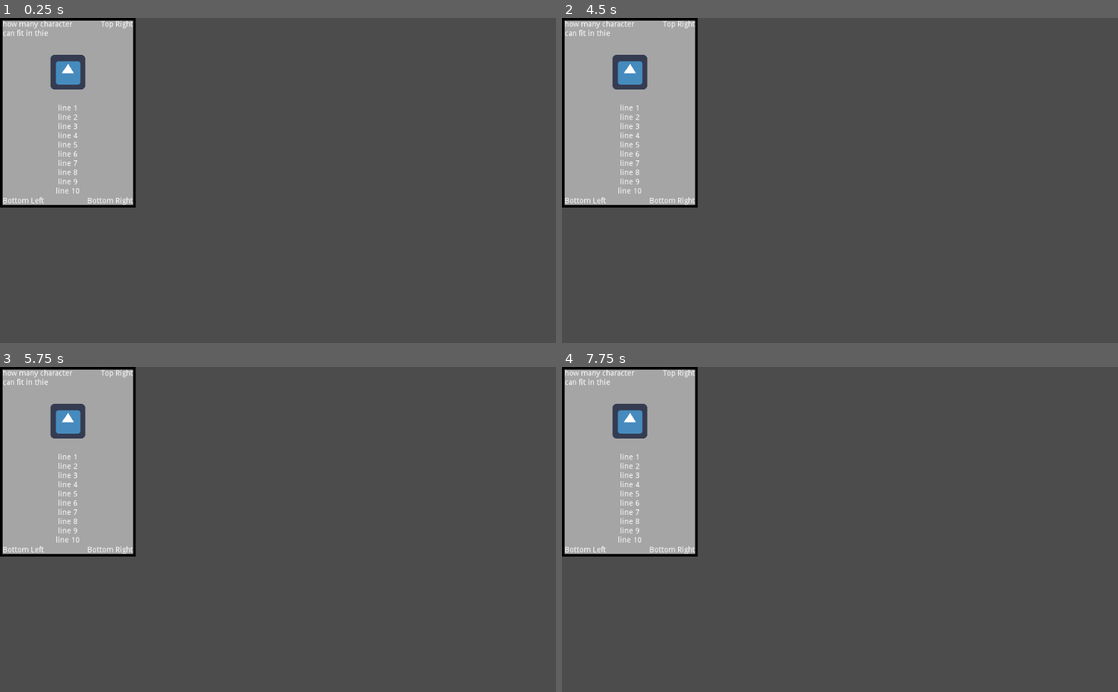
Above: before the commit, frames 1-4 (two rows, left to right).
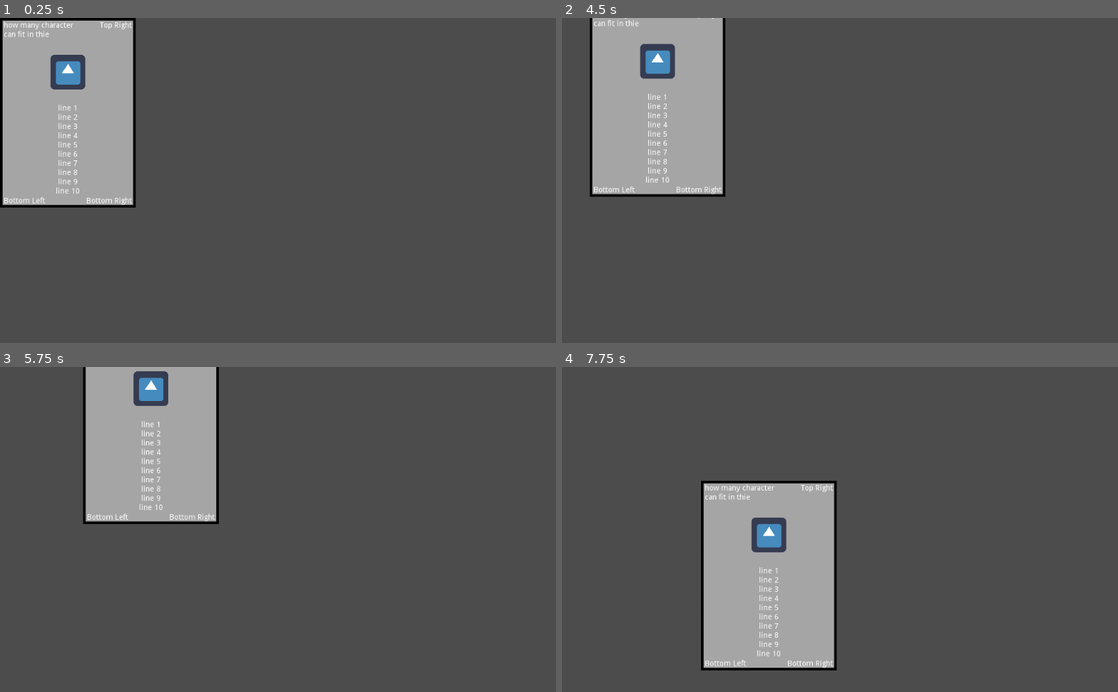
Above: after the commit, the same moments.

Repository: marshallcouch/jackbox_style_game
Game: Godot game, scene res://cards/CardBase.tscn
Same seed, same stepped clock (60 frames per second), same inputs: the game is played once before the commit and once after it. The engine's default icon, where the game draws it, is replaced by a stand-in: a white triangle on a blue panel in a dark square.
Inputs (mouse positions are in pixels of both pictures, inside the frame that each line leads up to):
- Up to frame 1 (0.25 s): no input
- Up to frame 2 (4.5 s): tap Enter at 0.5, 2, 3.5 s; move the mouse to (962, 164) at 0.52 s; press the mouse at (962, 164) at 0.53 s; release the mouse at (962, 164) at 1.25 s; tap Space at 1.25, 2.75, 4.25 s; drag from (728, 196) to (812, 245) at 1.27 s; move the mouse to (895, 109) at 2.02 s; press the mouse at (895, 109) at 2.03 s; release the mouse at (895, 109) at 2.75 s; drag from (812, 245) to (673, 131) at 2.77 s; move the mouse to (1006, 229) at 3.52 s; press the mouse at (1006, 229) at 3.53 s; release the mouse at (1006, 229) at 4.25 s; drag from (673, 131) to (756, 99) at 4.27 s
- Up to frame 3 (5.75 s): move the mouse to (305, 529) at 5.02 s; press the mouse at (305, 529) at 5.03 s
- Up to frame 4 (7.75 s): release the mouse at (867, 529) at 5.75 s; drag from (756, 448) to (728, 545) at 5.77 s; move the mouse to (962, 513) at 6.52 s; press the mouse at (962, 513) at 6.53 s; release the mouse at (962, 513) at 7.25 s; drag from (728, 545) to (812, 594) at 7.27 s

The runs differ from the first frame. In frame 1, 0.4% of the frame differs, in the area x 0-24%, y 0-58%; in frame 2, 9.0%; in frame 3, 17%; in frame 4, 28%, in the area x 0-50%, y 0-94%.

Commit message:
added some logic for dragging a card around.  thanks youtube.

Diff:
--- a/card_game/Board.tscn
+++ b/card_game/Board.tscn
@@ -1,6 +1,13 @@
-[gd_scene load_steps=2 format=2]
+[gd_scene load_steps=4 format=2]
 
 [ext_resource path="res://Board.gd" type="Script" id=1]
+[ext_resource path="res://cards/CardBase.tscn" type="PackedScene" id=2]
+[ext_resource path="res://Camera2D.gd" type="Script" id=3]
 
 [node name="Board" type="Node2D"]
 script = ExtResource( 1 )
+
+[node name="CardBase" parent="." instance=ExtResource( 2 )]
+
+[node name="Camera2D" type="Camera2D" parent="."]
+script = ExtResource( 3 )
--- /dev/null
+++ b/card_game/Camera2D.gd
@@ -0,0 +1,29 @@
+extends Camera2D
+
+
+# Declare member variables here. Examples:
+# var a: int = 2
+# var b: String = "text"
+
+
+# Called when the node enters the scene tree for the first time.
+
+var zoom_min = Vector2(.2,.2)
+var zoom_max = Vector2(2,2)
+var zoom_speed = Vector2(.2, .2)
+func _input(event):
+	print(event)
+	if event is not InputEventMouseButton:
+		return
+	if not event.is_pressed():
+		return
+	if event.button_index == BUTTON_WHEEL_UP
+		zoom < zoom_max:
+			zoom = zoom-zoom_speed
+	elif event.button_index == BUTTON_WHEEL_DOWN
+		zoom > zoom_min:
+			zoom = zoom-zoom_speed
+
+# Called every frame. 'delta' is the elapsed time since the previous frame.
+#func _process(delta: float) -> void:
+#	pass
--- a/card_game/cards/CardBase.gd
+++ b/card_game/cards/CardBase.gd
@@ -1,4 +1,4 @@
-extends MarginContainer
+extends Container
 
 
 # Declare member variables here. Examples:
@@ -10,11 +10,14 @@
 var BottomRight: String = ""
 var BottomLeft: String = ""
 
+
 # Called when the node enters the scene tree for the first time.
 func _ready() -> void:
 	pass # Replace with function body.
 
 
+
+
 # Called every frame. 'delta' is the elapsed time since the previous frame.
 #func _process(delta: float) -> void:
 #	pass
--- a/card_game/cards/CardBase.tscn
+++ b/card_game/cards/CardBase.tscn
@@ -1,28 +1,42 @@
-[gd_scene load_steps=4 format=2]
+[gd_scene load_steps=6 format=2]
 
 [ext_resource path="res://cards/CardBase.gd" type="Script" id=1]
 [ext_resource path="res://icon.png" type="Texture" id=2]
 [ext_resource path="res://assets/cards/blankcard.png" type="Texture" id=3]
+[ext_resource path="res://cards/Draggable.gd" type="Script" id=4]
 
-[node name="CardBase" type="Container"]
+[sub_resource type="RectangleShape2D" id=1]
+extents = Vector2( 125, 175 )
+
+[node name="Draggable" type="Area2D"]
+script = ExtResource( 4 )
+
+[node name="CollisionShape" type="CollisionShape2D" parent="."]
+modulate = Color( 0.513726, 0.564706, 0.705882, 1 )
+position = Vector2( 124, 177 )
+shape = SubResource( 1 )
+
+[node name="CardBase" type="Container" parent="."]
+show_behind_parent = true
 margin_right = 250.0
 margin_bottom = 350.0
 rect_pivot_offset = Vector2( 125, 175 )
+mouse_filter = 2
 script = ExtResource( 1 )
 
-[node name="CardBackground" type="Sprite" parent="."]
+[node name="CardBackground" type="Sprite" parent="CardBase"]
 texture = ExtResource( 3 )
 offset = Vector2( 125, 175 )
 
-[node name="TopLeft" type="Label" parent="."]
-margin_left = 5.0
-margin_top = 5.0
-margin_right = 155.0
-margin_bottom = 36.0
+[node name="TopLeft" type="Label" parent="CardBase"]
+margin_left = 7.0
+margin_top = 7.0
+margin_right = 157.0
+margin_bottom = 38.0
 text = "how many character can fit in thie"
 autowrap = true
 
-[node name="Middle" type="Label" parent="."]
+[node name="Middle" type="Label" parent="CardBase"]
 margin_left = 5.0
 margin_top = 160.0
 margin_right = 245.0
@@ -44,30 +58,32 @@
 clip_text = true
 max_lines_visible = 10
 
-[node name="TopRight" type="Label" parent="."]
-margin_left = 145.0
-margin_top = 5.0
-margin_right = 245.0
-margin_bottom = 19.0
+[node name="TopRight" type="Label" parent="CardBase"]
+margin_left = 143.0
+margin_top = 7.0
+margin_right = 243.0
+margin_bottom = 21.0
 text = "Top Right"
 align = 2
 max_lines_visible = 2
 
-[node name="BottomLeft" type="Label" parent="."]
-margin_left = 5.0
+[node name="BottomLeft" type="Label" parent="CardBase"]
+margin_left = 7.0
 margin_top = 331.0
-margin_right = 81.0
+margin_right = 83.0
 margin_bottom = 345.0
 text = "Bottom Left"
 
-[node name="BottomRight" type="Label" parent="."]
-margin_left = 145.0
+[node name="BottomRight" type="Label" parent="CardBase"]
+margin_left = 143.0
 margin_top = 331.0
-margin_right = 245.0
+margin_right = 243.0
 margin_bottom = 345.0
 text = "Bottom Right"
 align = 2
 
-[node name="Image" type="Sprite" parent="."]
+[node name="Image" type="Sprite" parent="CardBase"]
 texture = ExtResource( 2 )
 offset = Vector2( 125, 100 )
+
+[connection signal="input_event" from="." to="." method="_on_Draggable_input_event"]
--- /dev/null
+++ b/card_game/cards/Draggable.gd
@@ -0,0 +1,36 @@
+extends Area2D
+
+
+# Declare member variables here. Examples:
+# var a: int = 2
+# var b: String = "text"
+
+var is_dragging: bool = false
+var previous_mouse_position = Vector2()
+# Called when the node enters the scene tree for the first time.
+func _ready() -> void:
+	pass # Replace with function body.
+
+func _on_Draggable_input_event(viewport, event, shape_idx):
+	if event.is_action_pressed("ui_touch"):
+		print(event)
+		get_tree().set_input_as_handled()
+		previous_mouse_position = event.position
+		is_dragging = true
+
+
+func _input(event):
+	if not is_dragging:
+		return
+
+	if event.is_action_released("ui_touch"):
+		previous_mouse_position = Vector2()
+		is_dragging = false
+
+	if is_dragging and event is InputEventMouseMotion:
+		position += event.position - previous_mouse_position
+		previous_mouse_position = event.position
+
+# Called every frame. 'delta' is the elapsed time since the previous frame.
+#func _process(delta: float) -> void:
+#	pass
--- a/card_game/project.godot
+++ b/card_game/project.godot
@@ -28,6 +28,24 @@
 
 common/drop_mouse_on_gui_input_disabled=true
 
+[input]
+
+ui_touch={
+"deadzone": 0.5,
+"events": [ Object(InputEventMouseButton,"resource_local_to_scene":false,"resource_name":"","device":-1,"alt":false,"shift":false,"control":false,"meta":false,"command":false,"button_mask":0,"position":Vector2( 0, 0 ),"global_position":Vector2( 0, 0 ),"factor":1.0,"button_index":1,"pressed":false,"doubleclick":false,"script":null)
+ ]
+}
+ui_scroll_up={
+"deadzone": 0.5,
+"events": [ Object(InputEventMouseButton,"resource_local_to_scene":false,"resource_name":"","device":0,"alt":false,"shift":false,"control":false,"meta":false,"command":false,"button_mask":0,"position":Vector2( 0, 0 ),"global_position":Vector2( 0, 0 ),"factor":1.0,"button_index":4,"pressed":false,"doubleclick":false,"script":null)
+ ]
+}
+ui_scroll_down={
+"deadzone": 0.5,
+"events": [ Object(InputEventMouseButton,"resource_local_to_scene":false,"resource_name":"","device":0,"alt":false,"shift":false,"control":false,"meta":false,"command":false,"button_mask":0,"position":Vector2( 0, 0 ),"global_position":Vector2( 0, 0 ),"factor":1.0,"button_index":5,"pressed":false,"doubleclick":false,"script":null)
+ ]
+}
+
 [physics]
 
 common/enable_pause_aware_picking=true
Not shown, added: card_game/assets/cards/cardback.png.import
